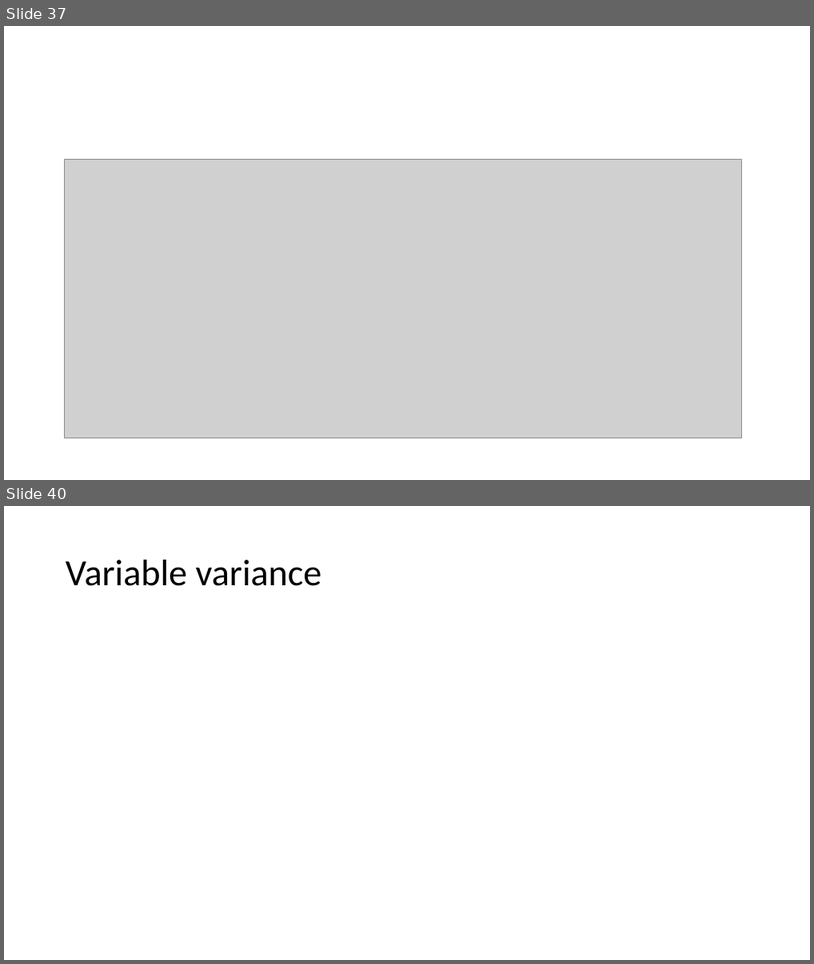
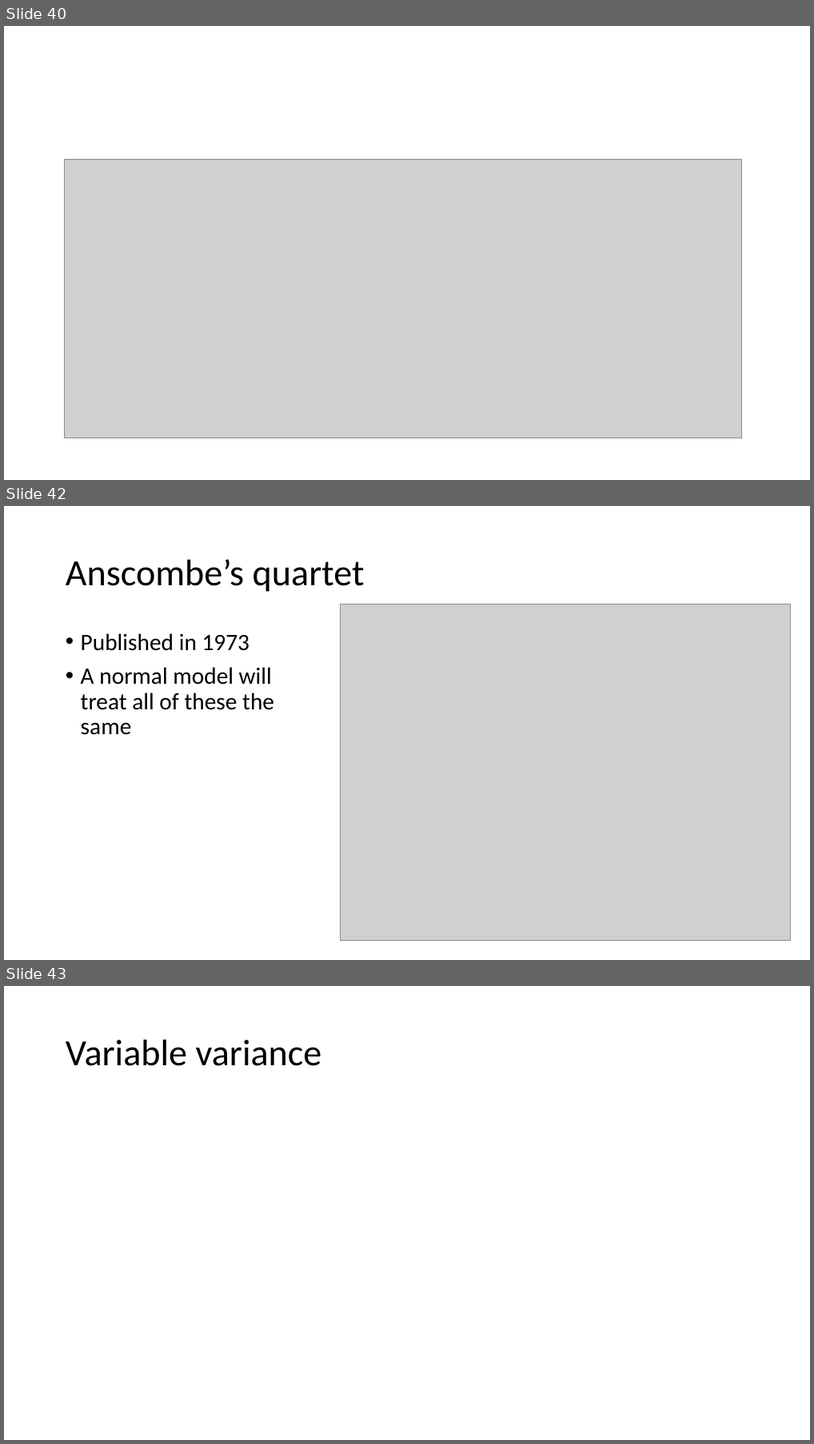
Before and after one commit to opherdonchin/StatisticalComputationAndAnalysis, a slide deck: Lectures/Lecture 6 Linear models.pptx. Shown one above the other, each under a label of ours: slides 37 and 40 before the commit, slides 40, 42 and 43 after it; the slides between them are not shown. The pictures are 814x964 and 814x1444 pixels, drawn with LibreOffice and Linux fonts; fonts in the diff are those of the drawing; grey boxes stand for pictures. Boxes give left, top, right and bottom in pixels: in the first picture for what was removed or moved away, otherwise in the second. Text is boxed around its words. In the diff, an @@ line names an element or a change of style, - is before the commit and + after.

Commit message:
Added Anscombe's dataset

```diff
--- a/Lectures/Lecture 6 Linear models.pptx
+++ b/Lectures/Lecture 6 Linear models.pptx
@@ slide 42 added at <box>4,506,810,960</box>, background #FFFFFF @@
@@ title added at <box>66,559,365,592</box>, 44 pt, text #000000 @@
+Anscombe’s quartet
@@ picture added at <box>340,604,790,940</box> @@
@@ text added at <box>81,633,274,735</box>, 28 pt, text #000000 @@
+• Published in 1973
+• A normal model will treat all of these the same
@@ what was slide 37 is now slide 40 @@
@@ what was slide 40 is now slide 43 @@
```
Also in this commit, not shown: 1 slide changed, 3 other slides added, 1 slide removed, 2 other files.
